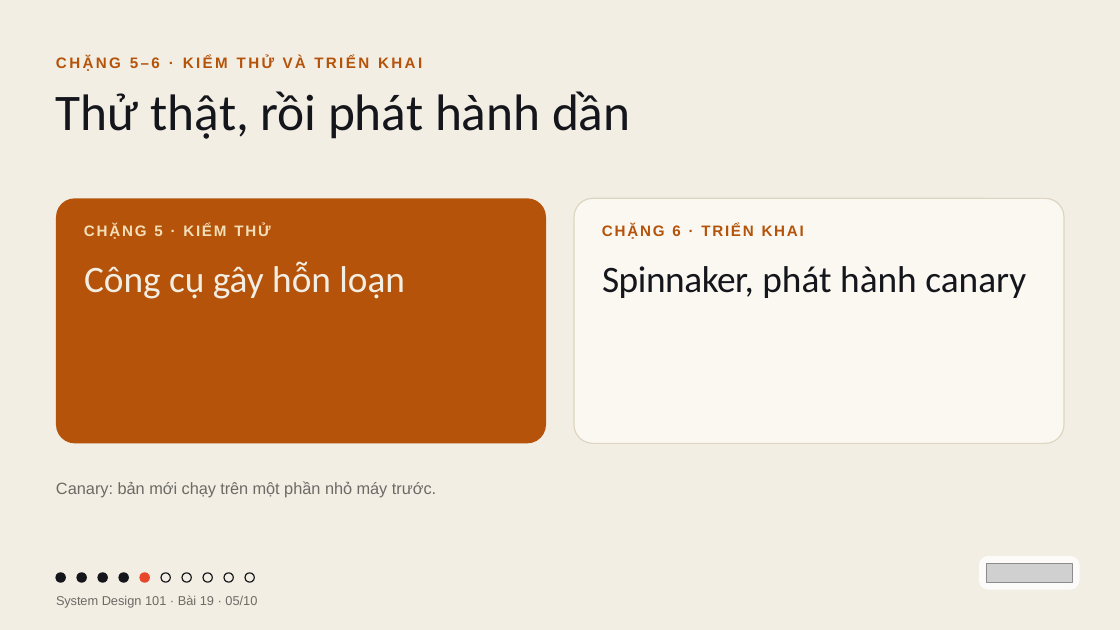
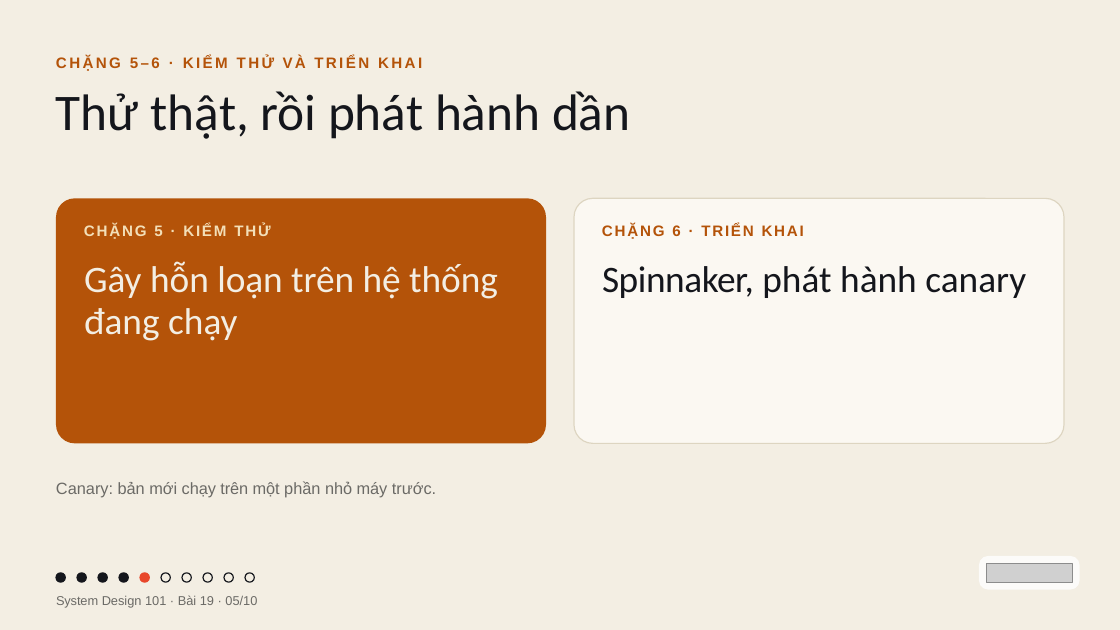
Before and after one commit to vohoailinh90/tool-marketing-studio, a slide deck: slide 5 of system-design-101/vi/lessons/sd-02-019/slides/sd-02-019.pptx. Drawn at 1120x630 pixels with LibreOffice and Linux fonts; fonts in the diff are those of the drawing; grey boxes stand for pictures. Boxes give left, top, right and bottom in pixels: in the first picture for what was removed or moved away, otherwise in the second. Text is boxed around its words. In the diff, an @@ line names an element or a change of style, - is before the commit and + after.

```diff
--- a/system-design-101/vi/lessons/sd-02-019/slides/sd-02-019.pptx
+++ b/system-design-101/vi/lessons/sd-02-019/slides/sd-02-019.pptx
@@ text at box(84, 261, 498, 341): text changed @@
-Công cụ gây hỗn loạn
+Gây hỗn loạn trên hệ thống đang chạy
```
Also in this commit, not shown: 2 other slides changed, 3 other files.
